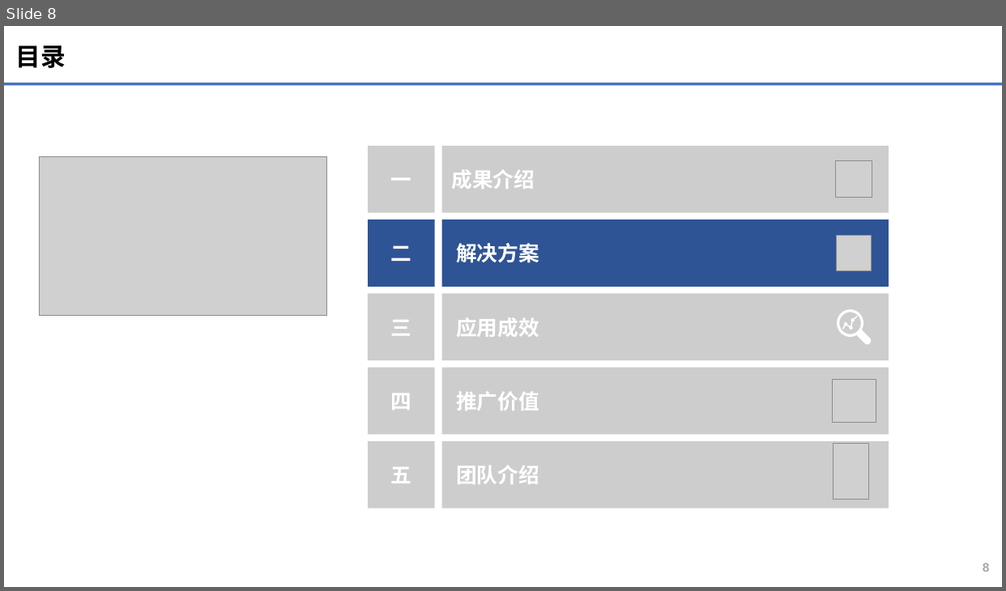
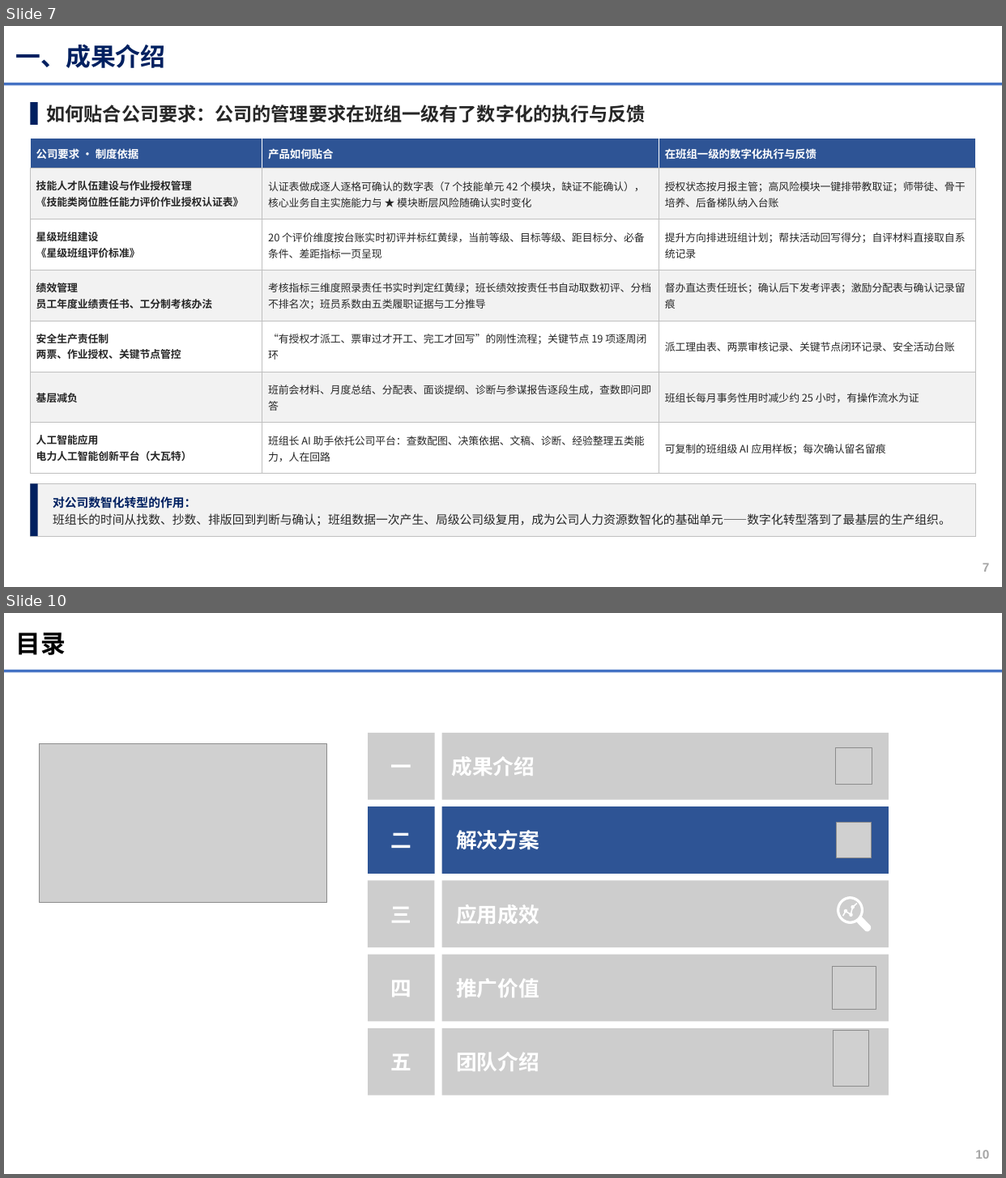
Before and after one commit to michael4949/-, a slide deck: xiaowatt/docs/正式交付物/申报PPT_高效班组管理助手_班组数字画像与班组长AI助手_V3.0.pptx. Shown one above the other, each under a label of ours: slide 8 before the commit, slides 7 and 10 after it; the slides between them are not shown. The pictures are 1006x591 and 1006x1178 pixels, drawn with LibreOffice and Linux fonts; fonts in the diff are those of the drawing; grey boxes stand for pictures; background and template pictures are left out. Boxes give left, top, right and bottom in pixels: in the first picture for what was removed or moved away, otherwise in the second. Text is boxed around its words. In the diff, an @@ line names an element or a change of style, - is before the commit and + after.

```diff
--- a/xiaowatt/docs/正式交付物/申报PPT_高效班组管理助手_班组数字画像与班组长AI助手_V3.0.pptx
+++ b/xiaowatt/docs/正式交付物/申报PPT_高效班组管理助手_班组数字画像与班组长AI助手_V3.0.pptx
@@ slide 7 added at [4,26,1002,587], background #FFFFFF; not listed: 2 template elements that a slide beside it also shows @@
@@ title added at [16,44,166,68], 24 pt, text #002060, bold @@
+一、成果介绍
@@ rectangle added at [30,102,38,125], fill #002060 @@
@@ text added at [47,105,646,122], 18 pt, text #262626, bold @@
+如何贴合公司要求：公司的管理要求在班组一级有了数字化的执行与反馈
@@ table added at [30,139,976,474], 7 rows, 3 columns @@
+公司要求 · 制度依据 | 产品如何贴合 | 在班组一级的数字化执行与反馈
+技能人才队伍建设与作业授权管理 《技能类岗位胜任能力评价作业授权认证表》 | 认证表做成逐人逐格可确认的数字表（7 个技能单元 42 个模块，缺证不能确认），核心业务自主实施能力与 ★ 模块断层风险随确认实时变化 | 授权状态按月报主管；高风险模块一键排带教取证；师带徒、骨干培养、后备梯队纳入台账
+星级班组建设 《星级班组评价标准》 | 20 个评价维度按台账实时初评并标红黄绿，当前等级、目标等级、距目标分、必备条件、差距指标一页呈现 | 提升方向排进班组计划；帮扶活动回写得分；自评材料直接取自系统记录
+绩效管理 员工年度业绩责任书、工分制考核办法 | 考核指标三维度照录责任书实时判定红黄绿；班长绩效按责任书自动取数初评、分档不排名次；班员系数由五类履职证据与工分推导 | 督办直达责任班长；确认后下发考评表；激励分配表与确认记录留痕
+安全生产责任制 两票、作业授权、关键节点管控 | “有授权才派工、票审过才开工、完工才回写”的刚性流程；关键节点 19 项逐周闭环 | 派工理由表、两票审核记录、关键节点闭环记录、安全活动台账
+基层减负 | 班前会材料、月度总结、分配表、面谈提纲、诊断与参谋报告逐段生成，查数即问即答 | 班组长每月事务性用时减少约 25 小时，有操作流水为证
+人工智能应用 电力人工智能创新平台（大瓦特） | 班组长 AI 助手依托公司平台：查数配图、决策依据、文稿、诊断、经验整理五类能力，人在回路 | 可复制的班组级 AI 应用样板；每次确认留名留痕
@@ rectangle added at [30,484,976,536], fill #F2F2F2, outline #BFBFBF 0.75 pt @@
@@ rectangle added at [30,484,38,536], fill #002060 @@
@@ text added at [53,497,951,526], 11.5 pt, text #262626 @@
+对公司数智化转型的作用：
+班组长的时间从找数、抄数、排版回到判断与确认；班组数据一次产生、局级公司级复用，成为公司人力资源数智化的基础单元——数字化转型落到了最基层的生产组织。
@@ what was slide 8 is now slide 10 @@
@@ page number at [975,1150,989,1159]: text changed @@
-8
+10
```
Also in this commit, not shown: 3 slides changed, 1 other slide added, 15 other files.
